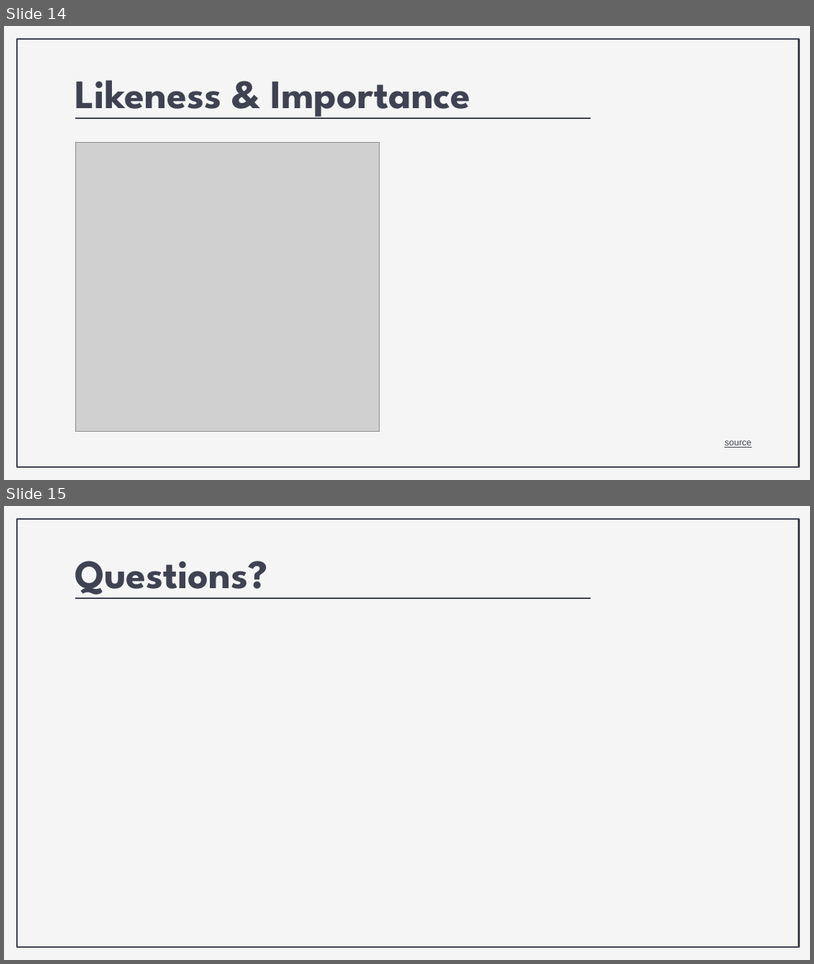
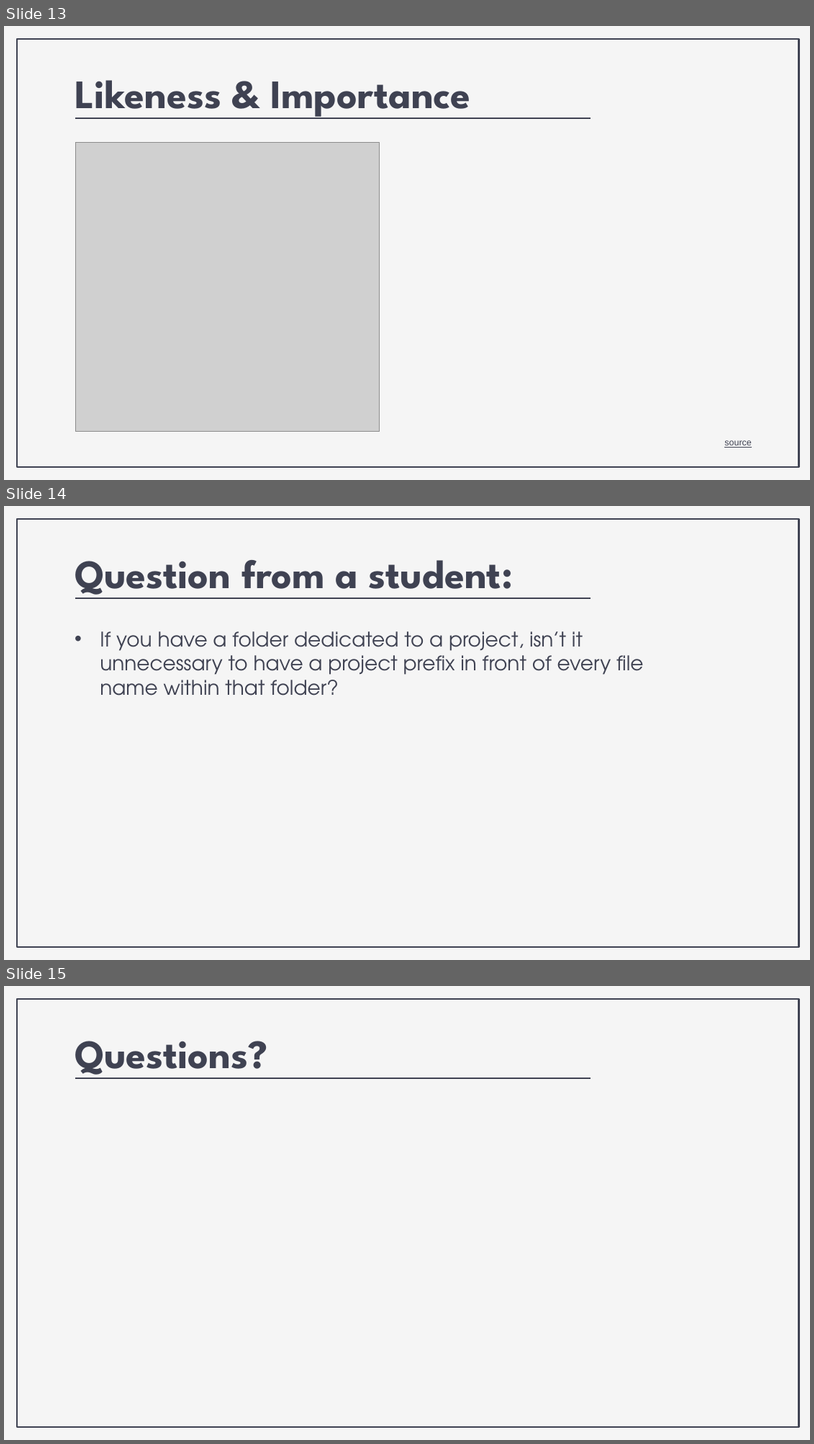
Before and after one commit to nickrochlin/rdm-jumpstart2, a slide deck: files/Block2-1_Files-and-Folders.pptx. Shown one above the other, each under a label of ours: slides 14 and 15 before the commit, slides 13, 14 and 15 after it. The pictures are 814x964 and 814x1444 pixels, drawn with LibreOffice and Linux fonts; fonts in the diff are those of the drawing; grey boxes stand for pictures. Boxes give left, top, right and bottom in pixels: in the first picture for what was removed or moved away, otherwise in the second. Text is boxed around its words. In the diff, an @@ line names an element or a change of style, - is before the commit and + after.

```diff
--- a/files/Block2-1_Files-and-Folders.pptx
+++ b/files/Block2-1_Files-and-Folders.pptx
@@ slide 14 added at [4, 506, 810, 960], background #F5F5F5; not listed: 1 template element that a slide beside it also shows @@
@@ title added at [75, 560, 513, 599], 36 pt, text #3F4252, bold @@
+Question from a student:
@@ line added from (76, 598) to (591, 598), #3F4252 1.5 pt @@
@@ subtitle added at [100, 631, 643, 695], 18 pt, text #3F4252 @@
+• If you have a folder dedicated to a project, isn’t it unnecessary to have a project prefix in front of every file name within that folder?
@@ what was slide 14 is now slide 13 @@
```
Also in this commit, not shown: 4 slides changed, 1 slide removed, 2 other files.
